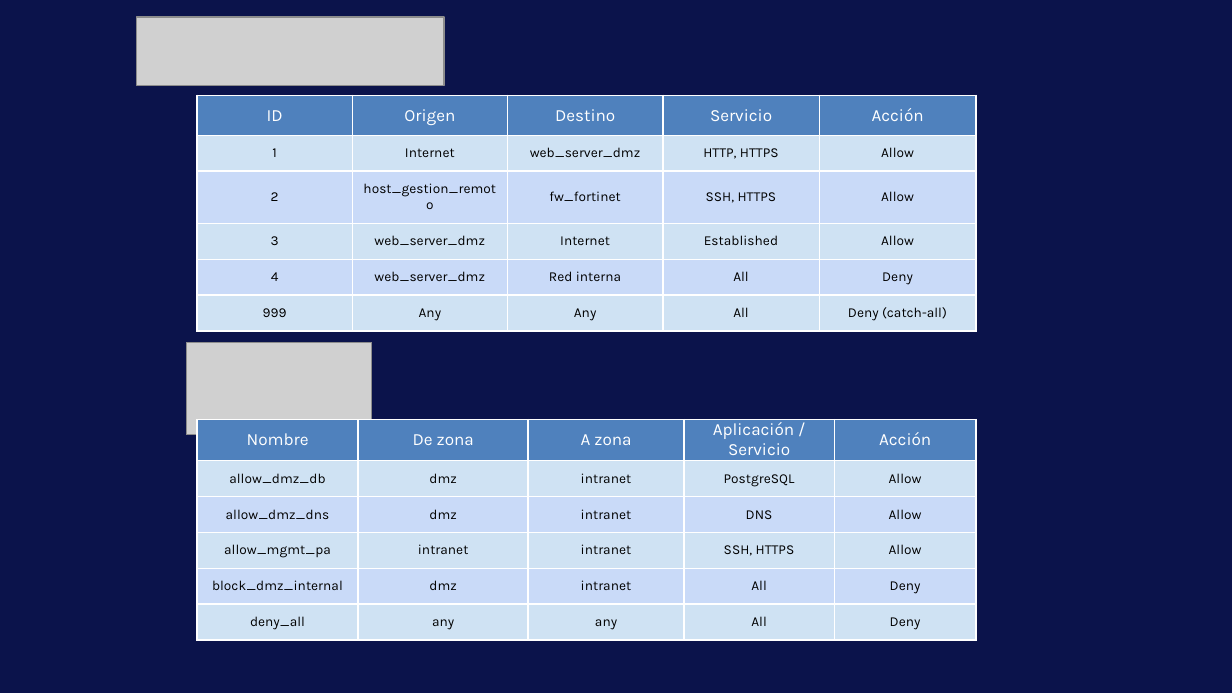
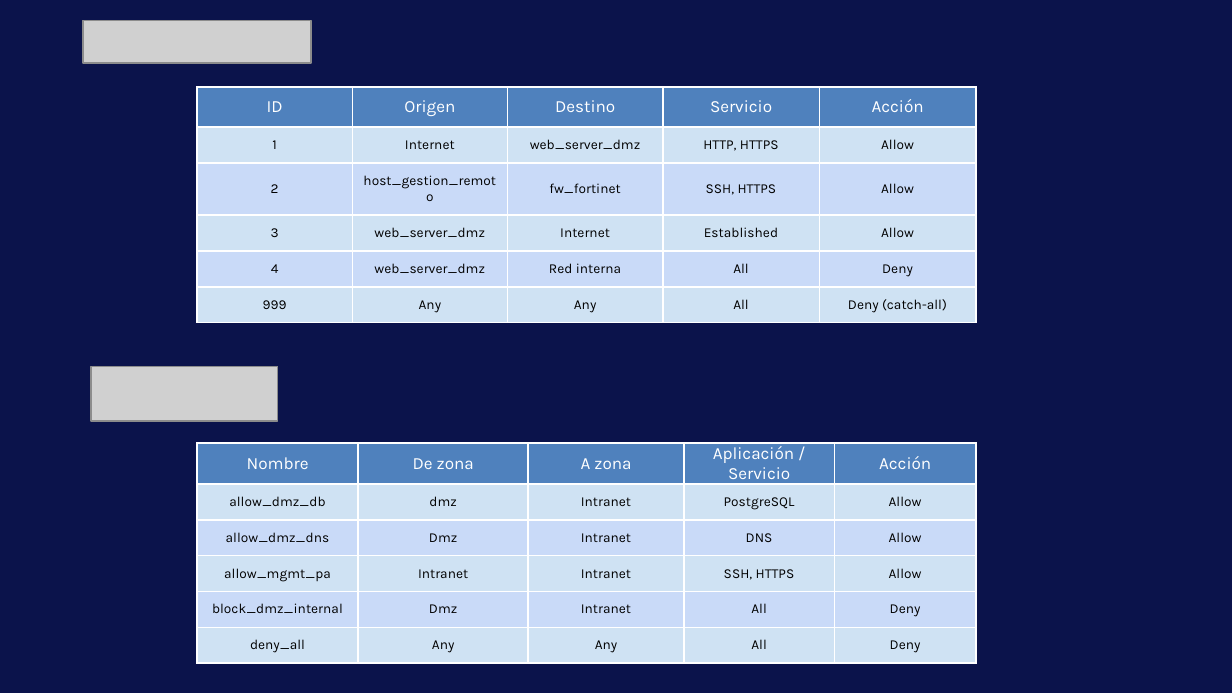
Before and after one commit to GatitosLab/final-lab, a slide deck: slide 12 of presentacion/LaolLinkConsulting_ProyectoFinalKyndryl_OlegLaura.v2.pptx. Drawn at 1232x693 pixels with LibreOffice and Linux fonts; fonts in the diff are those of the drawing; grey boxes stand for pictures; background and template pictures are left out. Boxes give left, top, right and bottom in pixels: in the first picture for what was removed or moved away, otherwise in the second. Text is boxed around its words. In the diff, an @@ line names an element or a change of style, - is before the commit and + after.

```diff
--- a/presentacion/LaolLinkConsulting_ProyectoFinalKyndryl_OlegLaura.v2.pptx
+++ b/presentacion/LaolLinkConsulting_ProyectoFinalKyndryl_OlegLaura.v2.pptx
@@ picture added at (83,20,310,63) @@
@@ picture removed at (137,17,444,86) @@
@@ table: place and size @@
-table at (197,95,976,330)
+table at (197,87,976,323)
@@ picture removed at (186,342,371,435) @@
@@ picture added at (91,366,278,420) @@
@@ table at (197,442,976,663) @@
-row 2, column 3: intranet
+row 2, column 3: Intranet
-row 3, column 2: dmz
+row 3, column 2: Dmz
-row 3, column 3: intranet
+row 3, column 3: Intranet
-row 4, column 2: intranet
+row 4, column 2: Intranet
-row 4, column 3: intranet
+row 4, column 3: Intranet
-row 5, column 2: dmz
+row 5, column 2: Dmz
-row 5, column 3: intranet
+row 5, column 3: Intranet
-row 6, column 2: any
+row 6, column 2: Any
-row 6, column 3: any
+row 6, column 3: Any
@@ table: place and size @@
-table at (197,420,976,641)
+table at (197,442,976,663)
```
Also in this commit, not shown: 2 other slides changed.
